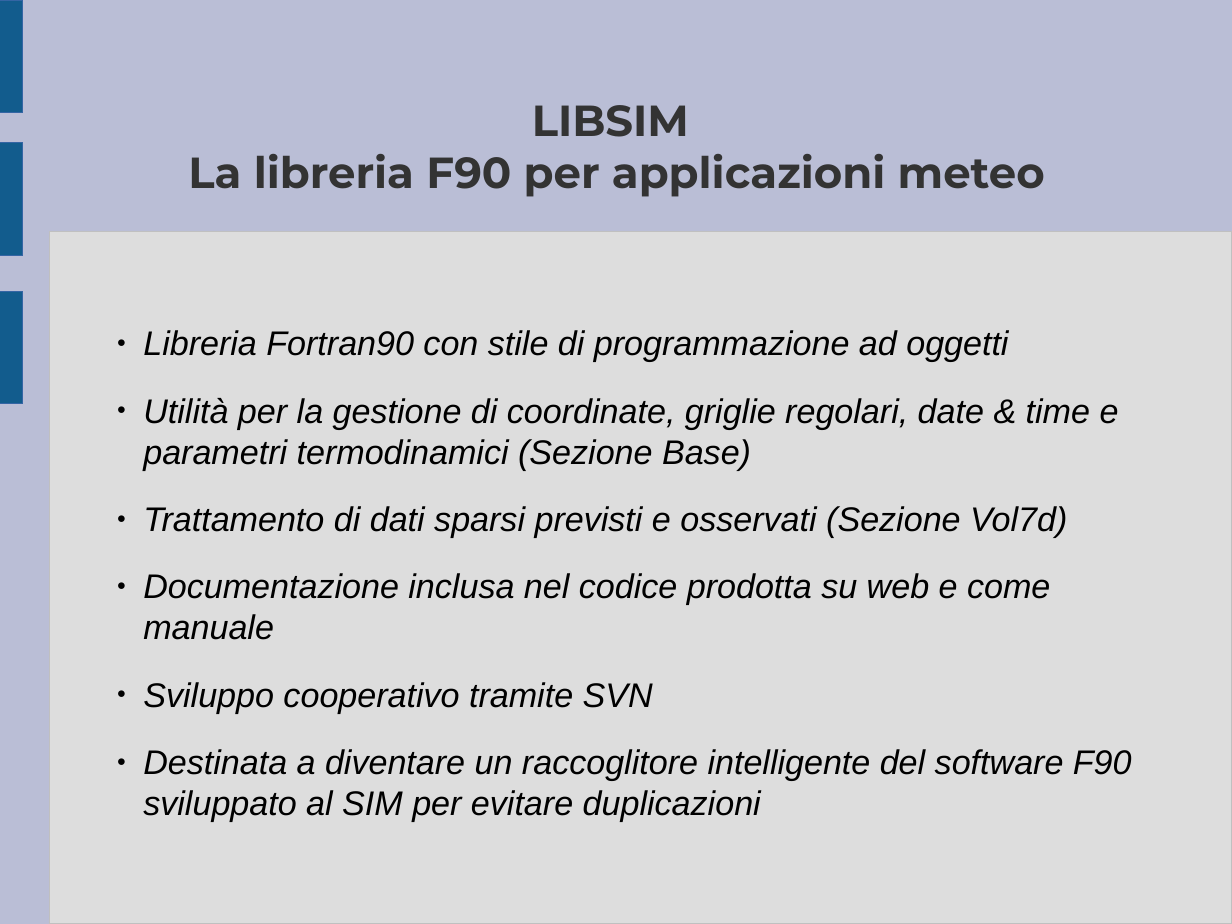
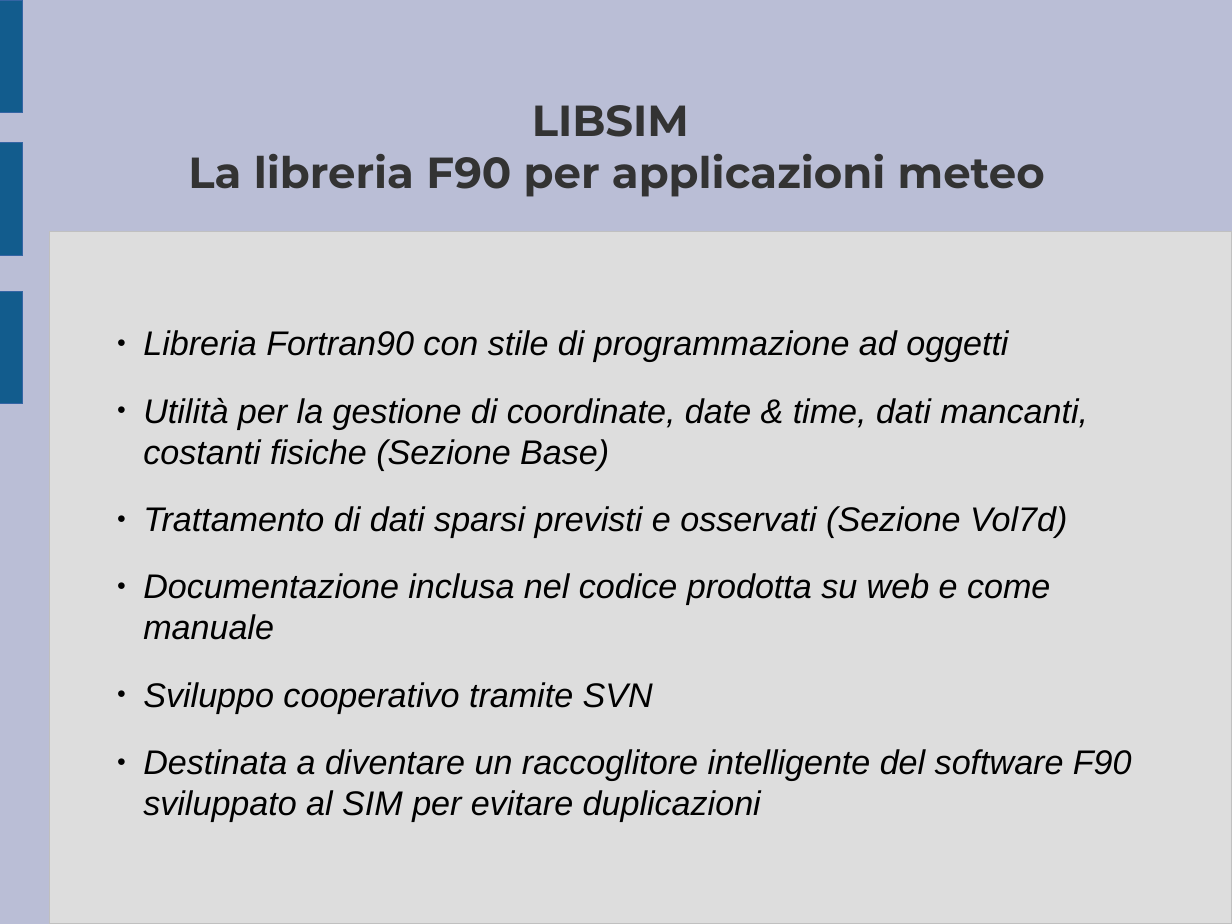
Before and after one commit to ARPA-SIMC/libsim, a slide deck: slide 1 of doc/breve_presentazione.odp. Drawn at 1232x924 pixels with LibreOffice and Linux fonts; fonts in the diff are those of the drawing. Boxes give left, top, right and bottom in pixels: in the first picture for what was removed or moved away, otherwise in the second. Text is boxed around its words. In the diff, an @@ line names an element or a change of style, - is before the commit and + after.

```diff
--- a/doc/breve_presentazione.odp
+++ b/doc/breve_presentazione.odp
@@ subtitle at [143,398,1088,470]: text changed @@
-  ● Utilità per la gestione di coordinate, griglie regolari, date & time e parametri termodinamici (Sezione Base)
+  ● Utilità per la gestione di coordinate, date & time, dati mancanti, costanti fisiche (Sezione Base)
```
Also in this commit, not shown: 7 other slides changed, 12 slides added, 2 slides removed, 10 other files.
